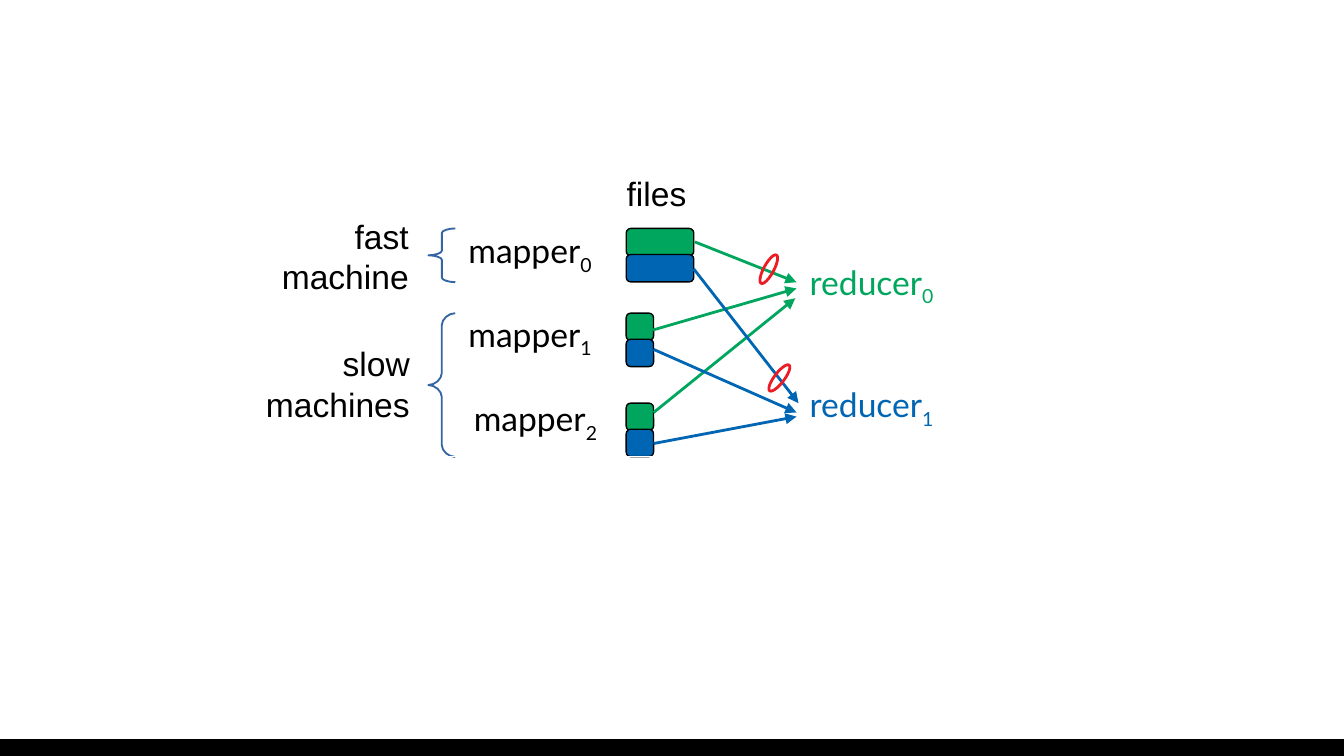
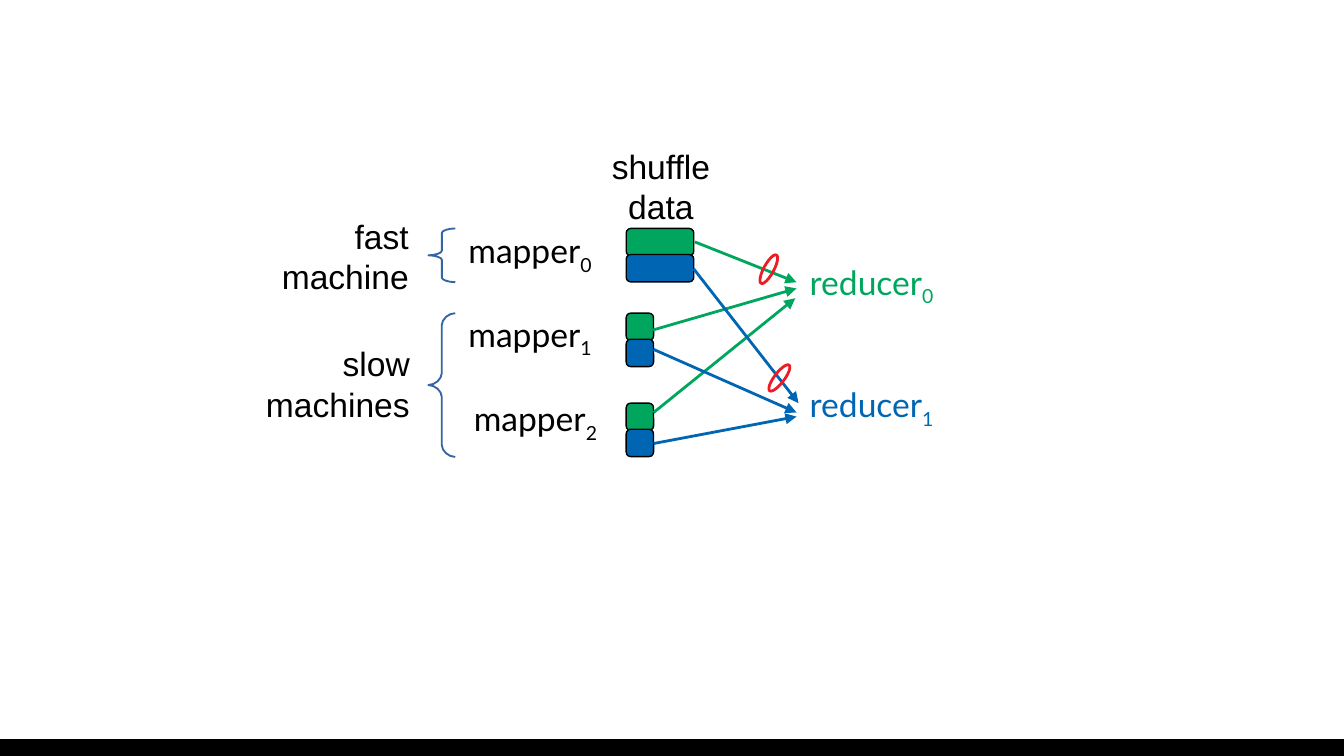
Before and after one commit to patrickstuedi/incubator-crail-website, a slide deck: slide 5 of site/_plots/blog/disaggregation/figures.odp. Drawn at 1344x756 pixels with LibreOffice and Linux fonts; fonts in the diff are those of the drawing. Boxes give left, top, right and bottom in pixels: in the first picture for what was removed or moved away, otherwise in the second. Text is boxed around its words. In the diff, an @@ line names an element or a change of style, - is before the commit and + after.

```diff
--- a/site/_plots/blog/disaggregation/figures.odp
+++ b/site/_plots/blog/disaggregation/figures.odp
@@ rectangle removed at (255,175,1129,457) @@
@@ text at (612,154,710,220): text changed @@
-files
+shuffle
+data
```
Also in this commit, not shown: 1 other slide changed, 1 other file.
